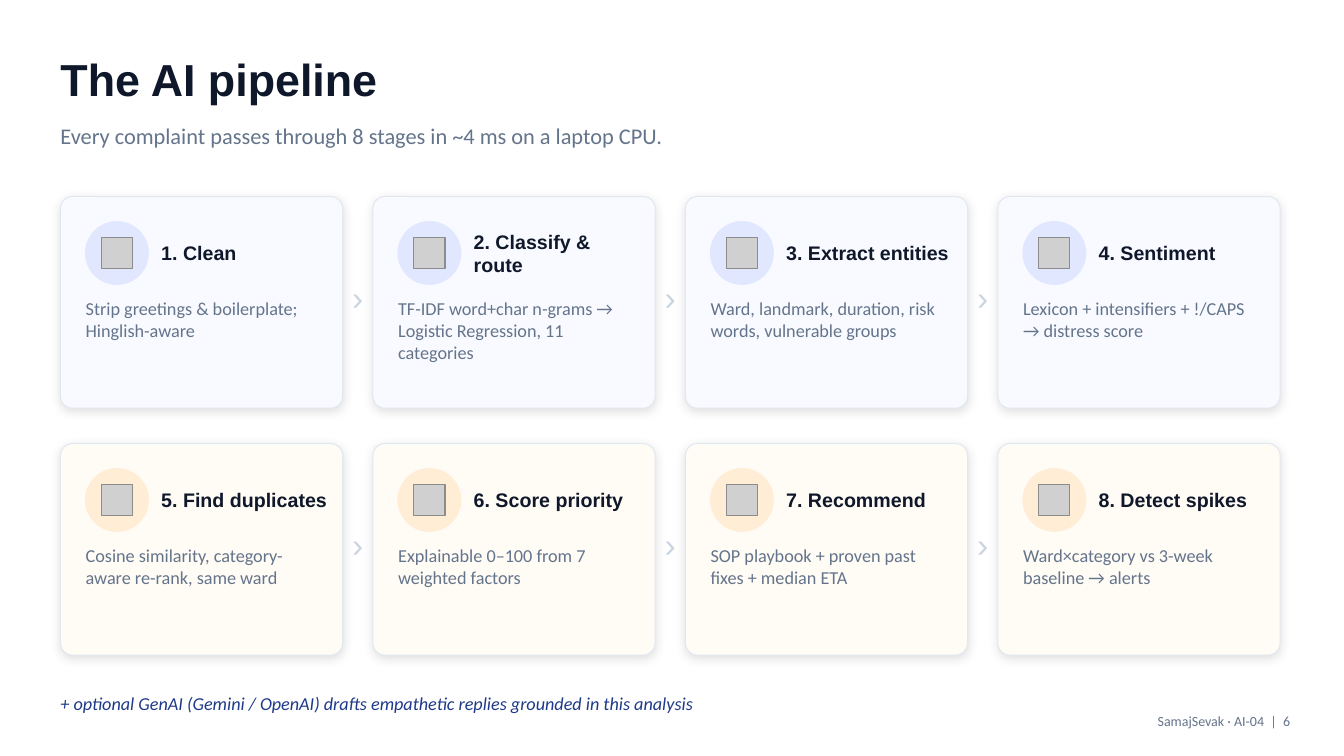
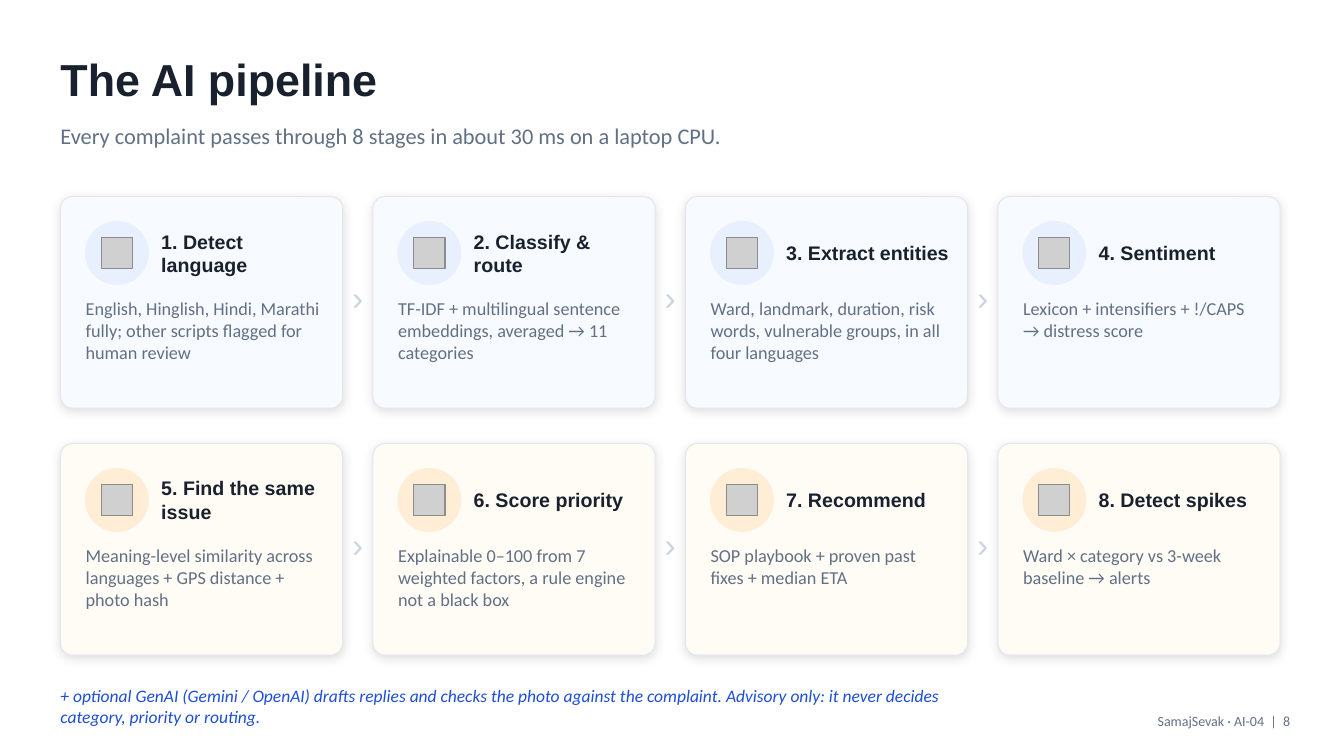
Before and after one commit to Saikarpe/SamajSevak, a slide deck: slide 8 of docs/SamajSevak_Hack2Ignite_AI-04.pptx (slide 6 before the commit). Drawn at 1344x756 pixels with LibreOffice and Linux fonts; fonts in the diff are those of the drawing; grey boxes stand for pictures. Boxes give left, top, right and bottom in pixels: in the first picture for what was removed or moved away, otherwise in the second. Text is boxed around its words. In the diff, an @@ line names an element or a change of style, - is before the commit and + after.

```diff
--- a/docs/SamajSevak_Hack2Ignite_AI-04.pptx
+++ b/docs/SamajSevak_Hack2Ignite_AI-04.pptx
@@ text at box(60, 128, 721, 148): text changed; text colour #64748B to #627084 @@
-Every complaint passes through 8 stages in ~4 ms on a laptop CPU.
+Every complaint passes through 8 stages in about 30 ms on a laptop CPU.
@@ fill #F8FAFF to #F7FAFF; outline #E2E8F0 0.75 pt to #E3E7ED 0.75 pt in 3 elements at box(373, 197, 655, 408), box(686, 197, 968, 408), box(60, 197, 343, 408) @@
@@ text at box(161, 235, 247, 276): text changed; text colour #0F172A to #18212D @@
-1. Clean
+1. Detect language
@@ text at box(86, 302, 320, 359): text changed; text colour #64748B to #627084 @@
-Strip greetings & boilerplate; Hinglish-aware
+English, Hinglish, Hindi, Marathi fully; other scripts flagged for human review
@@ text at box(398, 302, 620, 362): text changed; text colour #64748B to #627084 @@
-TF-IDF word+char n-grams → Logistic Regression, 11 categories
+TF-IDF + multilingual sentence embeddings, averaged → 11 categories
@@ text at box(711, 302, 940, 362): text changed; text colour #64748B to #627084 @@
-Ward, landmark, duration, risk words, vulnerable groups
+Ward, landmark, duration, risk words, vulnerable groups, in all four languages
@@ outline #E2E8F0 0.75 pt to #E3E7ED 0.75 pt in 3 elements at box(60, 444, 343, 655), box(373, 444, 655, 655), box(998, 444, 1280, 655) @@
@@ text at box(161, 480, 315, 519): text changed; text colour #0F172A to #18212D @@
-5. Find duplicates
+5. Find the same issue
@@ text at box(86, 549, 312, 609): text changed; text colour #64748B to #627084 @@
-Cosine similarity, category-aware re-rank, same ward
+Meaning-level similarity across languages + GPS distance + photo hash
@@ text at box(398, 549, 625, 606): text changed; text colour #64748B to #627084 @@
-Explainable 0–100 from 7 weighted factors
+Explainable 0–100 from 7 weighted factors, a rule engine not a black box
@@ text at box(1023, 549, 1221, 584): text changed; text colour #64748B to #627084 @@
-Ward×category vs 3-week baseline → alerts
+Ward × category vs 3-week baseline → alerts
@@ text at box(60, 689, 939, 726): text changed; size 13 to 12.5 pt; text colour #1E3A8A to #1D4ED8 @@
-+ optional GenAI (Gemini / OpenAI) drafts empathetic replies grounded in this analysis
++ optional GenAI (Gemini / OpenAI) drafts replies and checks the photo against the complaint. Advisory only: it never decides category, priority or routing.
@@ text at box(1158, 716, 1290, 729): text changed; text colour #64748B to #627084 @@
-SamajSevak · AI-04 | 6
+SamajSevak · AI-04 | 8
```
Also in this commit, not shown: 10 other slides changed, 5 slides added, 2 slides removed, 51 other files.
